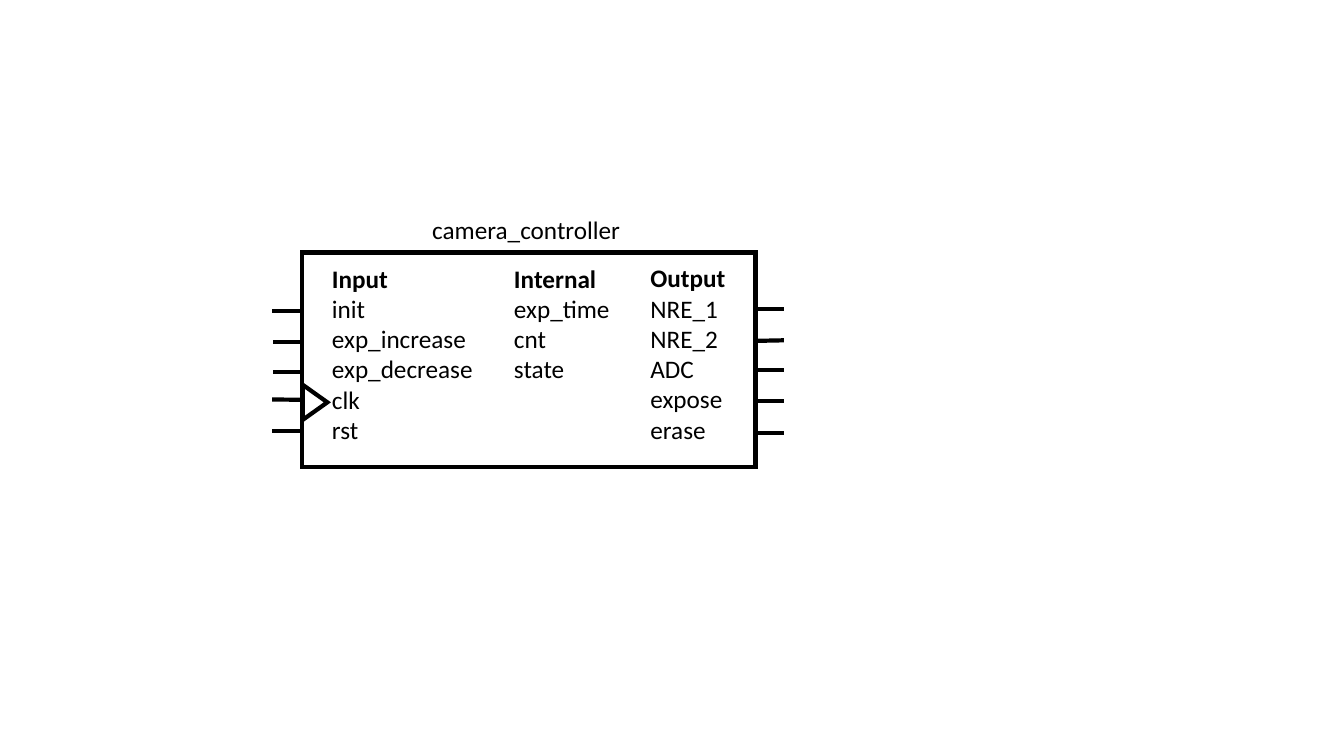
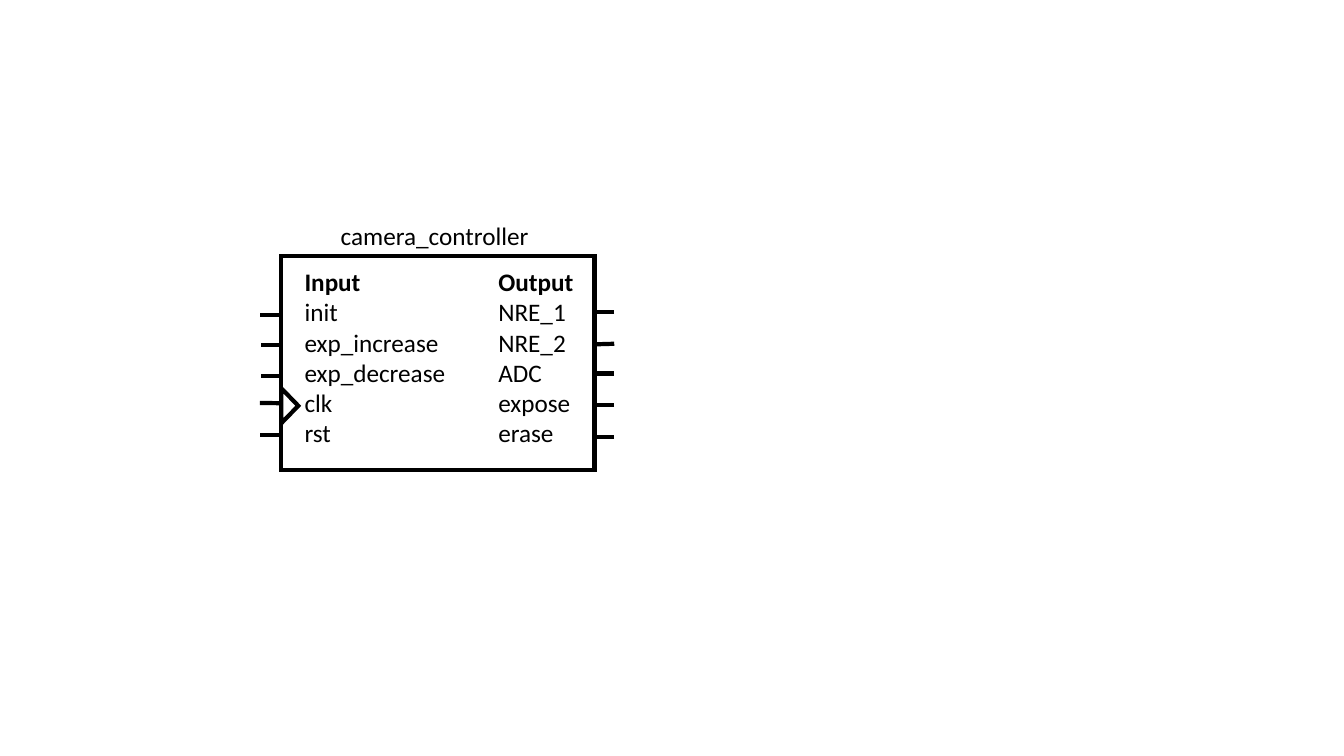
Before and after one commit to sigurdo/ic_project, a slide deck: slide 1 of report/graphs/camera_controller_pinout.pptx. Drawn at 1344x756 pixels with LibreOffice and Linux fonts; fonts in the diff are those of the drawing. Boxes give left, top, right and bottom in pixels: in the first picture for what was removed or moved away, otherwise in the second. Text is boxed around its words. In the diff, an @@ line names an element or a change of style, - is before the commit and + after.

```diff
--- a/report/graphs/camera_controller_pinout.pptx
+++ b/report/graphs/camera_controller_pinout.pptx
@@ text "camera_controller": place and size @@
-text "camera_controller" at box(432, 221, 620, 243)
+text "camera_controller" at box(341, 227, 529, 249)
@@ rectangle: place and size @@
-rectangle at box(302, 252, 756, 467)
+rectangle at box(281, 256, 595, 471)
@@ text "Input": place and size @@
-text "Input" at box(332, 271, 473, 439)
+text "Input" at box(305, 274, 446, 443)
@@ text "Output": place and size @@
-text "Output" at box(650, 270, 725, 440)
+text "Output" at box(498, 274, 573, 443)
@@ text removed at box(514, 270, 609, 379) @@
-Internal
-exp_time
-cnt
-state
@@ line moved from (302, 312) - (272, 312) to (281, 315) - (260, 315) @@
@@ line moved from (784, 309) - (756, 309) to (614, 313) - (595, 313) @@
@@ line moved from (301, 342) - (273, 342) to (280, 345) - (261, 345) @@
@@ line moved from (784, 341) - (757, 341) to (614, 344) - (596, 345) @@
@@ line moved from (300, 372) - (273, 372) to (280, 376) - (261, 376) @@
@@ triangle: place and size @@
-triangle at box(303, 385, 327, 420)
+triangle at box(281, 388, 298, 423)
@@ line moved from (784, 370) - (756, 370) to (614, 374) - (595, 374) @@
@@ line moved from (302, 400) - (272, 399) to (280, 403) - (260, 403) @@
@@ line moved from (784, 401) - (755, 401) to (614, 404) - (594, 404) @@
@@ line moved from (301, 432) - (272, 432) to (280, 435) - (260, 435) @@
@@ line moved from (784, 434) - (754, 434) to (614, 437) - (594, 437) @@
```
Also in this commit, not shown: 22 other files.
